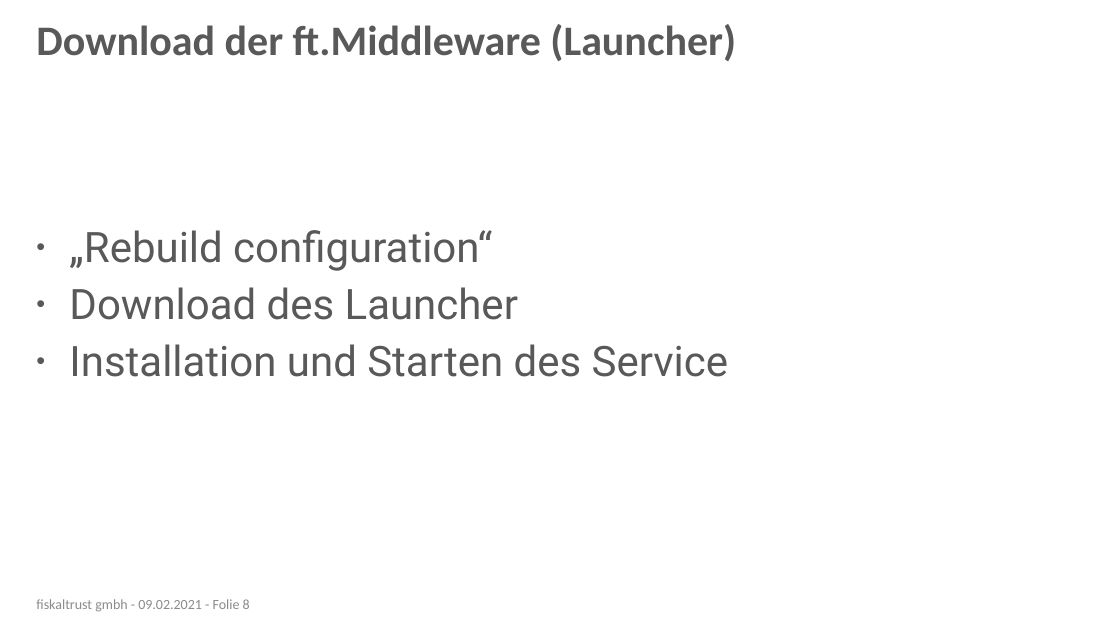
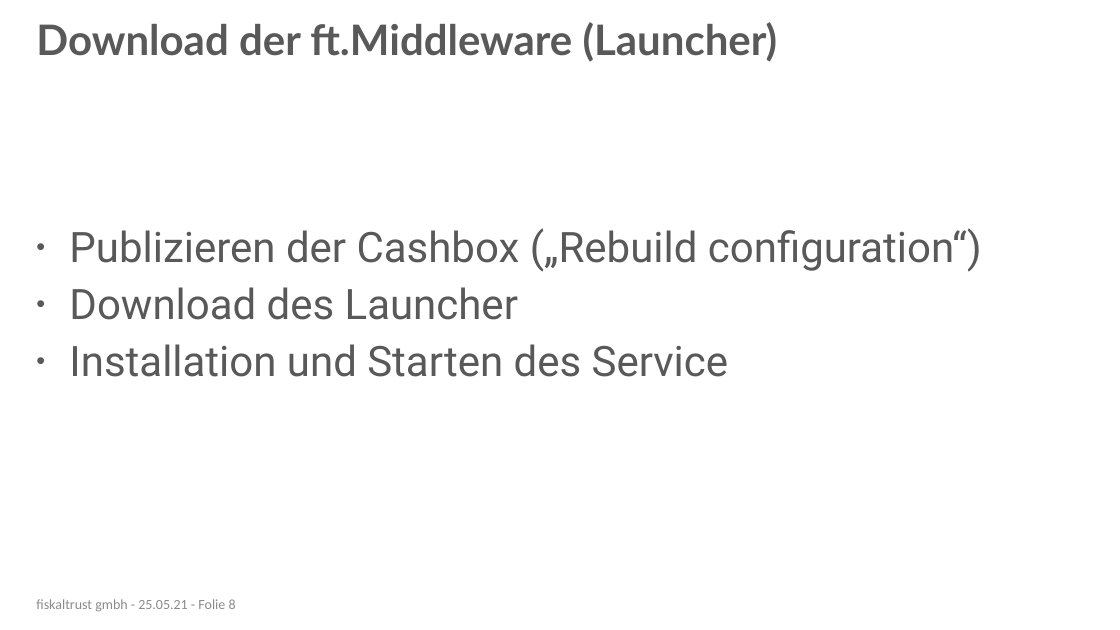
Before and after one commit to fiskaltrust/getting-started, a slide deck: slide 8 of posdealers/presentations/tech/media/posdealer-tech-rollout.pptx. Drawn at 1120x630 pixels with LibreOffice and Linux fonts; fonts in the diff are those of the drawing; background and template pictures are left out. Boxes give left, top, right and bottom in pixels: in the first picture for what was removed or moved away, otherwise in the second. Text is boxed around its words. In the diff, an @@ line names an element or a change of style, - is before the commit and + after.

```diff
--- a/posdealers/presentations/tech/media/posdealer-tech-rollout.pptx
+++ b/posdealers/presentations/tech/media/posdealer-tech-rollout.pptx
@@ title "Download der ft.Middleware (Launcher)" at (x1=36, y1=22, x2=778, y2=62): font Calibri to Lato @@
@@ text at (x1=69, y1=228, x2=982, y2=272): text changed @@
-• „Rebuild configuration“
+• Publizieren der Cashbox („Rebuild configuration“)
@@ text at (x1=36, y1=599, x2=236, y2=612): text changed @@
-fiskaltrust gmbh - 09.02.2021 - Folie 8
+fiskaltrust gmbh - 25.05.21 - Folie 8
```
Also in this commit, not shown: 9 other slides changed, 12 slides removed, 3 other files.
